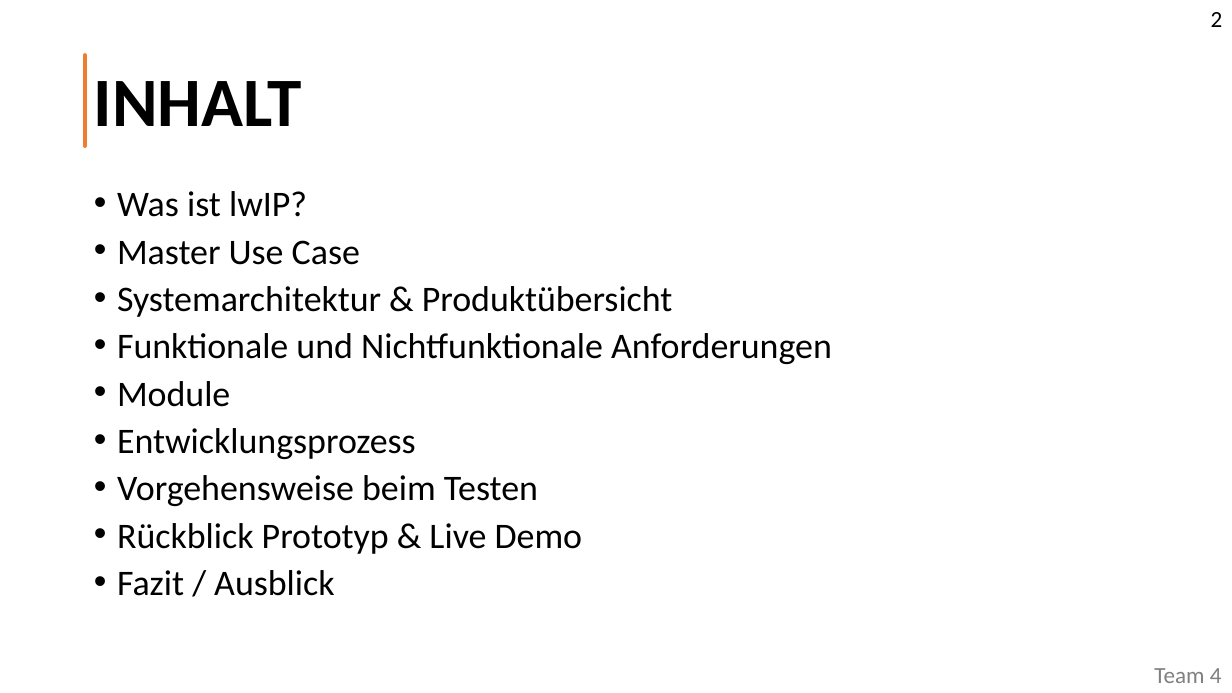
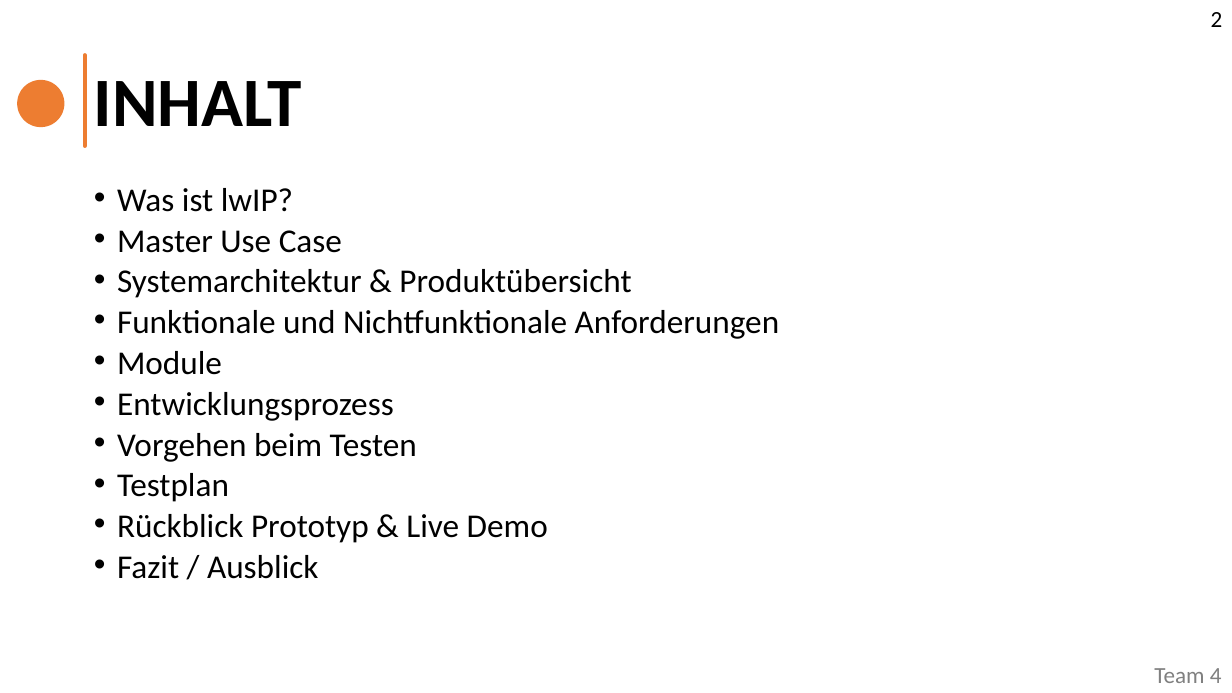
Before and after one commit to TINF20C/Team_4_Websockets-lwIP, a slide deck: slide 3 of PROJECT/Abgabe/TINF20C_Präsentation_Semester4_Team_4.pptx. Drawn at 1232x693 pixels with LibreOffice and Linux fonts; fonts in the diff are those of the drawing. Boxes give left, top, right and bottom in pixels: in the first picture for what was removed or moved away, otherwise in the second. Text is boxed around its words. In the diff, an @@ line names an element or a change of style, - is before the commit and + after.

```diff
--- a/PROJECT/Abgabe/TINF20C_Präsentation_Semester4_Team_4.pptx
+++ b/PROJECT/Abgabe/TINF20C_Präsentation_Semester4_Team_4.pptx
@@ ellipse added at bbox=[18, 79, 65, 127], fill #ED7D31 @@
@@ text at bbox=[117, 188, 779, 579]: size 28 to 25.9 pt in "Was ist lwIP?", "Master Use Case", "Systemarchitektur & Produktübersicht", "Funktionale und Nichtfunktionale Anforderungen" and 4 more places; line spacing 0.8 to 0.7 @@
@@ text at bbox=[117, 433, 417, 502]: text changed; size 28 to 25.9 pt @@
-• Vorgehensweise beim Testen
+• Vorgehen beim Testen
+• Testplan
```
Also in this commit, not shown: 15 other slides changed, 1 slide added, 2 slides removed, 1 other file.
